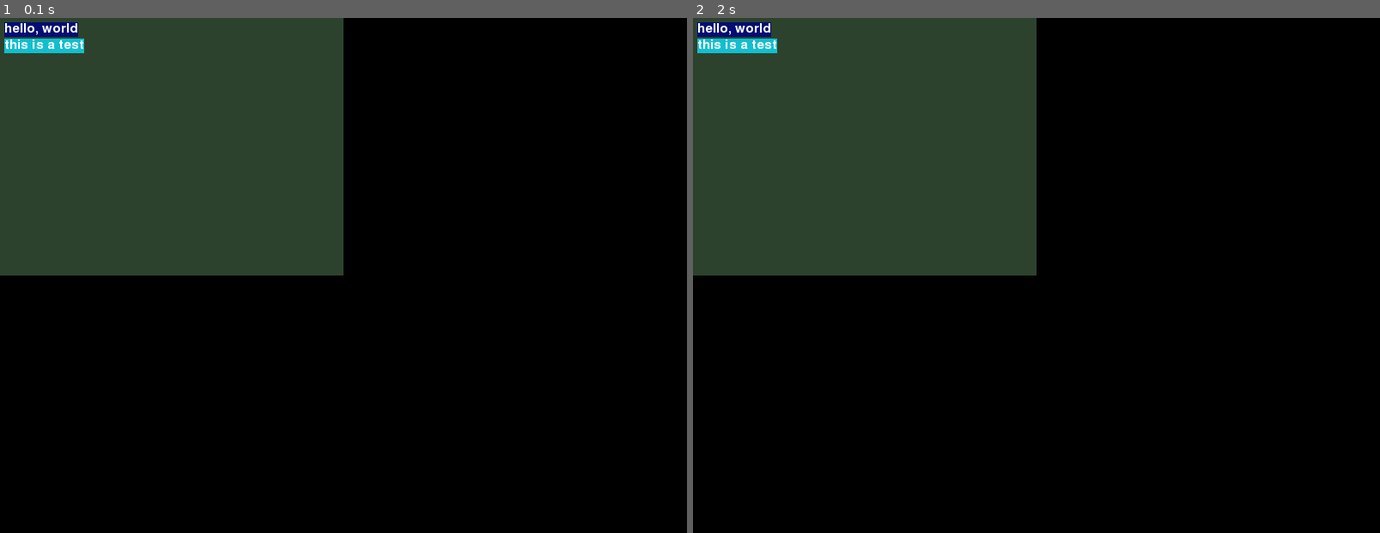
Above: before the commit, frames 1-2 (left to right).
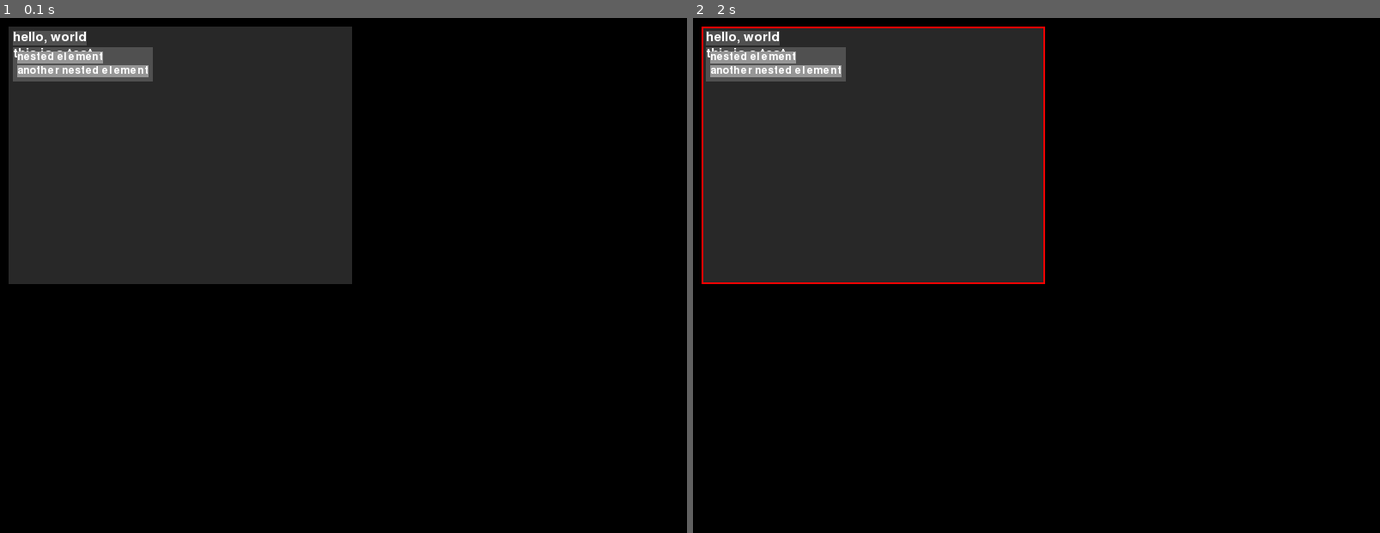
Above: after the commit, the same moments.

Repository: BradleyPleasant/PygameGUI
Game: pygame game, started from V0.3 Playground.py
Two runs of this game, one before a commit and one after it. Both use one fixed random seed, a clock stepped at 60 frames per second and the inputs below.
Inputs (mouse positions are in pixels of both pictures, inside the frame that each line leads up to):
- Up to frame 1 (0.1 s): no input
- Up to frame 2 (2 s): press the mouse at (871, 157) at 0.37 s; move the mouse to (851, 177) at 0.47 s; release the mouse at (823, 198) at 0.6 s; press the mouse at (871, 157) at 0.7 s; move the mouse to (988, 280) at 0.8 s; release the mouse at (1098, 404) at 0.93 s; press the mouse at (871, 157) at 1.03 s; move the mouse to (988, 213) at 1.13 s; release the mouse at (1112, 275) at 1.27 s; press the mouse at (871, 157) at 1.37 s; move the mouse to (954, 121) at 1.47 s; release the mouse at (1043, 90) at 1.6 s; press the mouse at (871, 157) at 1.7 s; move the mouse to (947, 306) at 1.8 s; release the mouse at (1022, 460) at 1.93 s

The runs differ from the first frame. In frame 1, 26% of the frame differs, in the area x 0-52%, y 0-52%; in frame 2, 26%.

Commit message:
Added dev stuff

Diff:
--- a/V0.3 Playground.py
+++ b/V0.3 Playground.py
@@ -1,6 +1,7 @@
 from V03 import Application, Element, VerticalLayout, Graphics, Input
 from V03.Objects.Label import Label
 from V03.Objects.ReSizable import ReSizable
+from V03.Objects.Draggable import Draggable
 
 
 app = Application()
@@ -9,22 +10,40 @@
 root = Element(
     parent = None,
     layout = VerticalLayout(5, 2),
-    graphics = Graphics(),
+    # give the root a visible background so you can see its bounds
+    graphics = Graphics((40, 40, 40)),
     input = ReSizable()
 )
 root.size = (400, 300)
+root.x = 10
+root.y = 10
 
 root_child_1 = Element(
     parent = root,
     layout = VerticalLayout(5, 2),
-    graphics = Label("hello, world", None, 22),
-    input=Input()
+    # label with its own background so it's visible on top of the root
+    graphics = Label("hello, world", None, 22, background_color=(80,80,80)),
+    input=Draggable()
 )
 
 root_child_2 = Element(
     parent = root,
     layout = VerticalLayout(5, 2),
-    graphics = Label("this is a test", None, 22),
+    graphics = Label("this is a test", None, 22, background_color=(80,80,80)),
+    input=ReSizable()
+)
+
+root_child_2_child_1 = Element(
+    parent = root_child_2,
+    layout = VerticalLayout(5, 2),
+    graphics = Label("nested element", None, 18, background_color=(150,150,150)),
+    input=Draggable()
+)
+
+root_child_2_child_2 = Element(
+    parent = root_child_2,
+    layout = VerticalLayout(5, 2),
+    graphics = Label("another nested element", None, 18, background_color=(150,150,150)),
     input=ReSizable()
 )
 
--- a/V03/Element.py
+++ b/V03/Element.py
@@ -3,6 +3,13 @@
 
 class Element(pygame.FRect):
     app = None
+    # explicit attribute annotations for static checkers
+    parent: "Element|None"
+    layout: object
+    graphics: object
+    input: object
+    children: list["Element"]
+    root: "Element|None"
 
     def __init__(self, parent: "Element|None" = None, layout = None, graphics = None, input = None):
         # use a Rect instance on the element rather than subclassing it
@@ -13,12 +20,14 @@
         self.graphics = graphics
         self.input = input
         self.children: list[Element] = []
+        self.root = self
 
-        if self.parent:
+        if self.parent is not None:
             self.parent.children.append(self)
+            self.root = self.parent.root
 
     def global_position(self):
-        if self.parent:
+        if self.parent is not None:
             x, y = self.parent.global_position()
             return x + self.x, y + self.y
         return self.x, self.y
@@ -39,6 +48,6 @@
     def get_lowest_selectable_parent(self) -> "Element | None":
         if self.input:
             return self
-        if self.parent:
+        if self.parent is not None:
             return self.parent.get_lowest_selectable_parent()
         return None
--- a/V03/Graphics.py
+++ b/V03/Graphics.py
@@ -1,47 +1,102 @@
 # Graphics.py
 from .Element import Element
-from pygame import Surface, font
+from pygame import Surface
 import pygame
 import random
 
 class Graphics:
     def __init__(self, background_color = None):
         self.surface: Surface|None = None
+        self._cached_for: Element|None = None
         self.background_color = background_color
 
     def draw(self, element: Element) -> Surface:
-        return Surface((0, 0))
+        # default draw returns a small transparent surface instead of an opaque black
+        return Surface((10, 10), pygame.SRCALPHA)
 
-    def render(self, element: Element) -> Surface:
-        if self.surface: return self.surface
+    def render(self, element: 'Element') -> Surface:
+        # only reuse cached surface when it was created for this exact element
+        if self.surface and self._cached_for is element:
+            return self.surface
 
-        surface = self.draw(element)
-        self.surface = Surface(element.size, pygame.SRCALPHA)
+        # helper to ensure integer positive sizes for Surface creation
+        def _make_surface_for(el: 'Element') -> Surface:
+            # prefer explicit el.size, then el.min_size, then fallback to (1,1)
+            w = 1
+            h = 1
+            if getattr(el, 'size', None):
+                try:
+                    w, h = int(el.size[0]), int(el.size[1])
+                except Exception:
+                    pass
+            if (w <= 0 or h <= 0) and getattr(el, 'min_size', None):
+                try:
+                    w = max(1, int(el.min_size[0]))
+                    h = max(1, int(el.min_size[1]))
+                except Exception:
+                    pass
+            w = max(1, w)
+            h = max(1, h)
+            return Surface((w, h), pygame.SRCALPHA)
 
-        # fill background
-        color = self.background_color
-        if not color:
-            color = (
-                random.randint(0, 255),
-                random.randint(0, 255),
-                random.randint(0, 255),
-            )
-        print(self.surface)
-        self.surface.fill(color)
-        print(self.surface)
-        self.surface.blit(surface, (0, 0)) # TODO: align within element? Should this be in the layout?
+        # recursive renderer that composes an element's surface using its own
+        # draw (if any) and its children's rendered surfaces.
+        def _render_element(el: 'Element') -> Surface:
+            # create base surface for this element
+            surf = _make_surface_for(el)
 
-        # render & blit children onto this surface
-        for child in element.children:
-            if child.graphics:
-                child_surf = child.graphics.render(child)
-                # blit at child's rect.topleft relative to parent surface
-                self.surface.blit(child_surf, child.topleft)
+            # fill background if a background color was provided
+            bg = None
+            if getattr(el, 'graphics', None):
+                bg = el.graphics.background_color
+            if bg is not None:
+                surf.fill(bg)
 
+            # draw this element's own content
+            if getattr(el, 'graphics', None):
+                # use the Graphics.draw implementation to get content to blit
+                content = el.graphics.draw(el)
+                # ensure content fits into surf
+                surf.blit(content, (0, 0))
+
+            # render children and blit them at their local positions
+            for child in el.children:
+                # get child's surface. If child has a graphics object, prefer it
+                if getattr(child, 'graphics', None):
+                    # ensure child size is sane before rendering
+                    if not getattr(child, 'size', None) or child.size[0] <= 0 or child.size[1] <= 0:
+                        if getattr(child, 'min_size', None):
+                            child.size = (int(child.min_size[0]), int(child.min_size[1]))
+                        else:
+                            child.size = (1, 1)
+                    # clear child's cached surface so we always re-render for current state
+                    child.graphics.surface = None
+                    if hasattr(child.graphics, '_cached_for'):
+                        child.graphics._cached_for = None
+                    child_surf = child.graphics.render(child)
+                else:
+                    # no graphics object on the child: compose a surface from its subtree
+                    child_surf = _render_element(child)
+
+                # ensure we have integer local coords
+                cx, cy = int(child.x), int(child.y)
+                surf.blit(child_surf, (cx, cy))
+
+            return surf
+
+        # render this element (and its subtree) and cache the result on this Graphics
+        composed = _render_element(element)
+        self.surface = composed
+        self._cached_for = element
         return self.surface
 
     def invalidate(self, element: Element) -> Element:
-        element.graphics.surface = None
+        # clear this graphics' cache for the given element
+        if getattr(self, 'surface', None):
+            self.surface = None
+            self._cached_for = None
+
+        # bubble invalidation up so parent caches are cleared too
         if element.parent:
             if element.parent.graphics:
                 element.parent.graphics.invalidate(element.parent)
--- a/V03/Layout.py
+++ b/V03/Layout.py
@@ -1,48 +1,76 @@
-# Layout Class Defines Behaviour to scale and position the children of the element
-# It does this via the Upwards Pass on all children that will "measure" and cache
-# their minimum size.
-# It then does a downwards pass from parent to child that will "arrange" all the children
-# by looking at how much space we can offer the children and the setting their positions
-# and sizes.
-from V03 import Element, Graphics
+from .Element import Element
 
 
+# python
 class VerticalLayout:
     def __init__(self, element_padding: int = 5, child_padding: int = 2):
         self.element_padding = element_padding
         self.child_padding = child_padding
 
     def measure(self, element: Element) -> tuple[int, int]:
-        # if the element doesn't have children we have reached the bottom of the tree and should return our own size
+        # leaf element: measure from graphics if present
         if not element.children:
-            # return the size of the element
             if element.graphics:
-                size = element.graphics.draw(element).get_size() # TODO: Do we need to return rect size if it's bigger?
-                # cache the size
-                element.min_size = size
-                return size
-            # if no Graphics then just return the padding * 2
-            return self.element_padding * 2, self.child_padding * 2
-        # if the element does have children we must work out our minimum size as if all the children were arranged
-        x = 0
+                size = element.graphics.draw(element).get_size()
+                # ensure ints
+                element.min_size = (int(size[0]), int(size[1]))
+                return element.min_size
+            # empty element minimal size = paddings
+            element.min_size = (self.element_padding * 2, self.element_padding * 2)
+            return element.min_size
+
+        max_w = 0
         y = self.element_padding
         for child in element.children:
-            if not child.layout: size = self.measure(child)
-            else: size = child.layout.measure(child)
-            x = max(size[0], x) # use the maximum size
+            size = child.layout.measure(child) if child.layout else self.measure(child)
+            max_w = max(max_w, size[0])
             y += size[1] + self.child_padding
-        # we don't need to check if we have children or not as the guard clause handles that case
-        y -= self.child_padding # we need to account for the trailing padding from the for loop
-        return x + self.element_padding * 2, y + self.element_padding # calculate for our padding
+        y -= self.child_padding
+        measured = (max_w + self.element_padding * 2, y + self.element_padding)
+        # store integer sizes
+        element.min_size = (int(measured[0]), int(measured[1]))
+        return element.min_size
 
     def arrange(self, element: Element) -> tuple[int, int]:
-        # if the element is too small increases it's size to the minimum height.
-        if element.width < element.min_size[0]: element.width = element.min_size[0]
-        if element.height < element.min_size[1]: element.height = element.min_size[1]
-        # start from the parent and arrange children vertically. Also expand them to fill their parent's width
+        # ensure element meets its measured minimum
+        if hasattr(element, 'min_size'):
+            if element.width < element.min_size[0]:
+                element.width = element.min_size[0]
+            if element.height < element.min_size[1]:
+                element.height = element.min_size[1]
+
+        # position children using local coordinates (child.x, child.y)
         y = self.element_padding
         for child in element.children:
-            # set the position of the element to the correct place relative to the element
-            child.topleft = (self.element_padding, y)
-            y +=  child.height + self.child_padding
-            if child.layout: child.layout.arrange(child) # Perform the parent to child arrange pass by arranging children
+            # ensure child meets its measured minimum
+            if hasattr(child, 'min_size'):
+                if child.width < child.min_size[0]:
+                    child.width = child.min_size[0]
+                if child.height < child.min_size[1]:
+                    child.height = child.min_size[1]
+
+            # place child relative to parent (local coords)
+            child.x = self.element_padding
+            child.y = y
+
+            # make sure child's size tuple is synced and integral
+            try:
+                child.size = (int(child.width), int(child.height))
+            except Exception:
+                child.size = (int(getattr(child, 'width', 0)), int(getattr(child, 'height', 0)))
+
+            # recurse: use child's own layout if present, otherwise fall back
+            if child.layout:
+                child.layout.arrange(child)
+            elif child.children:
+                self.arrange(child)
+
+            y += child.height + self.child_padding
+
+        # ensure element.size is synced too
+        try:
+            element.size = (int(element.width), int(element.height))
+        except Exception:
+            element.size = (int(getattr(element, 'width', 0)), int(getattr(element, 'height', 0)))
+
+        return int(element.width), int(element.height)
--- /dev/null
+++ b/V03/Objects/Draggable.py
@@ -0,0 +1,26 @@
+from ..Element import Element
+from ..Input import Input
+import pygame
+
+
+class Draggable(Input):
+    def __init__(self):
+        super().__init__(selectable=True)
+
+    def on_mouse_button_down(self, element: Element, event):
+        if event.button == 1:  # Left mouse button
+            element.app.cursor_capture = element
+
+    def on_mouse_button_up(self, element: Element, event):
+        if event.button == 1:  # Left mouse button
+            element.app.cursor_capture = None
+
+    def on_mouse_motion(self, element: Element, event):
+        # set the mouse to the drag cursor
+        pygame.mouse.set_cursor(pygame.SYSTEM_CURSOR_SIZEALL)
+
+        if element.app.cursor_capture is not element:
+            return
+        # Update element position based on mouse movement
+        element.root.x += event.rel[0]
+        element.root.y += event.rel[1]
--- a/V03/Objects/Label.py
+++ b/V03/Objects/Label.py
@@ -8,8 +8,13 @@
     def __init__(self, text: str, font_name: str|None = None, font_size: int = 22, background_color = None):
         super().__init__(background_color)
         self.text = text
-        self.font = pygame.font.SysFont(font_name, font_size)
+        self._font_name = font_name
+        self._font_size = font_size
+        self.font = None
         self.color = (255, 255, 255)
 
     def draw(self, element: Element) -> Surface:
+        # lazy-init the pygame font (pygame.init() must be called first)
+        if self.font is None:
+            self.font = pygame.font.SysFont(self._font_name, self._font_size)
         return self.font.render(self.text, True, self.color)
--- /dev/null
+++ b/V03/Objects/TextField.py
@@ -0,0 +1,8 @@
+from ..Input import Input
+from ..Element import Element
+
+class TextField(Input):
+    def __init__(self):
+        super().__init__(selectable=True)
+        self.text = ""
+        raise NotImplementedError()
--- a/V03/__init__.py
+++ b/V03/__init__.py
@@ -4,16 +4,19 @@
 from .Graphics import Graphics
 from .Input import Input
 import pygame
+import os
 
 
 class Application:
     def __init__(self, size: tuple[int, int] = (800, 600)):
         Element.app = self
         pygame.init()
-        self.screen = pygame.display.set_mode(size)
+        self.screen = pygame.display.set_mode(size, pygame.RESIZABLE)
         self.elements: list[Element] = []
         self.selected = None
         self.cursor_capture = None
+        # snapshot control: optionally write first rendered frame to a PNG
+        self._snapshot_done = False
 
     def run(self):
         # INITIAL LAYOUT PASS (fixes the “first frame wrong” issue)
@@ -24,8 +27,11 @@
         for element in self.elements:
             if element.layout:
                 element.layout.arrange(element)
+
         while True:
             self.screen.fill((0, 0, 0))
+
+            # reset the mouse cursor each frame
             for event in pygame.event.get():
                 if event.type == pygame.QUIT:
                     pygame.quit()
@@ -67,7 +73,6 @@
                     if self.selected:
                         self.selected.input.on_text_input(self.selected, event)
 
-
             # layout pass: measure + arrange + recursive organize
             for element in self.elements:
                 if element.layout:
@@ -79,12 +84,22 @@
                     # arrange to set children positions and element.size
                     element.layout.arrange(element)
 
+            # clear graphics caches for elements changed by layout so we re-render composition
+            for element in self.elements:
+                self.invalidate_recursive(element)
+
             # render pass
             for element in self.elements:
                 # prefer renderer alias if present, otherwise graphics
                 if element.graphics:
                     surface = element.graphics.render(element)
-                    self.screen.blit(surface, element.topleft)
+                    # blit at the element's global position so nested parents are placed correctly
+                    gx, gy = element.global_position()
+                    self.screen.blit(surface, (int(gx), int(gy)))
+
+            if self.selected:
+                rect = self.selected.global_rect()
+                pygame.draw.rect(self.screen, (255, 0, 0), rect, 2)
 
             pygame.display.flip()
 
@@ -93,3 +108,15 @@
             if lowest := element.get_lowest_element_at_pos(pos):
                 if lowest_selectable := lowest.get_lowest_selectable_parent():
                     return lowest_selectable
+
+    def invalidate_recursive(self, element: Element):
+        if element.graphics:
+            try:
+                element.graphics.invalidate(element)
+            except Exception:
+                # fallback: clear attributes directly
+                element.graphics.surface = None
+                if hasattr(element.graphics, '_cached_for'):
+                    element.graphics._cached_for = None
+        for child in element.children:
+            self.invalidate_recursive(child)
--- /dev/null
+++ b/inspect_element_tree.py
@@ -0,0 +1,30 @@
+from V03 import Element, VerticalLayout, Graphics
+from V03.Objects.Label import Label
+from V03.Objects.ReSizable import ReSizable
+from V03.Objects.Draggable import Draggable
+
+root = Element(parent=None, layout=VerticalLayout(5,2), graphics=Graphics((40,40,40)), input=ReSizable())
+root.size = (400,300)
+root.x = 10
+root.y = 10
+
+root_child_1 = Element(parent=root, layout=VerticalLayout(5,2), graphics=Label("hello, world", None,22, background_color=(80,80,80)), input=Draggable())
+root_child_2 = Element(parent=root, layout=VerticalLayout(5,2), graphics=Label("this is a test", None,22, background_color=(80,80,80)), input=ReSizable())
+
+root_child_2_child_1 = Element(parent=root_child_2, layout=VerticalLayout(5,2), graphics=Label("nested element", None,18, background_color=(150,150,150)), input=Draggable())
+root_child_2_child_2 = Element(parent=root_child_2, layout=VerticalLayout(5,2), graphics=Label("another nested element", None,18, background_color=(150,150,150)), input=ReSizable())
+
+all_nodes = [root, root_child_1, root_child_2, root_child_2_child_1, root_child_2_child_2]
+
+for n in all_nodes:
+    print(f"Node id={id(n)} type={getattr(n,'graphics',None).__class__.__name__ if getattr(n,'graphics',None) else 'NoG'} parent_id={id(n.parent) if n.parent else None} children_ids={[id(c) for c in n.children]}")
+
+# Also print full tree using recursion
+
+def print_tree(node, indent=0):
+    print('  '*indent + f"id={id(node)} type={getattr(node,'graphics',None).__class__.__name__ if getattr(node,'graphics',None) else 'NoG'} parent_id={id(node.parent) if node.parent else None} children={[id(c) for c in node.children]}")
+    for c in node.children:
+        print_tree(c, indent+1)
+
+print('\nRecursive tree:')
+print_tree(root)
--- /dev/null
+++ b/inspect_snapshot_pixels.py
@@ -0,0 +1,2 @@
+# Moved to tools/debug/inspect_snapshot_pixels.py
+# Use: py tools\debug\inspect_snapshot_pixels.py
